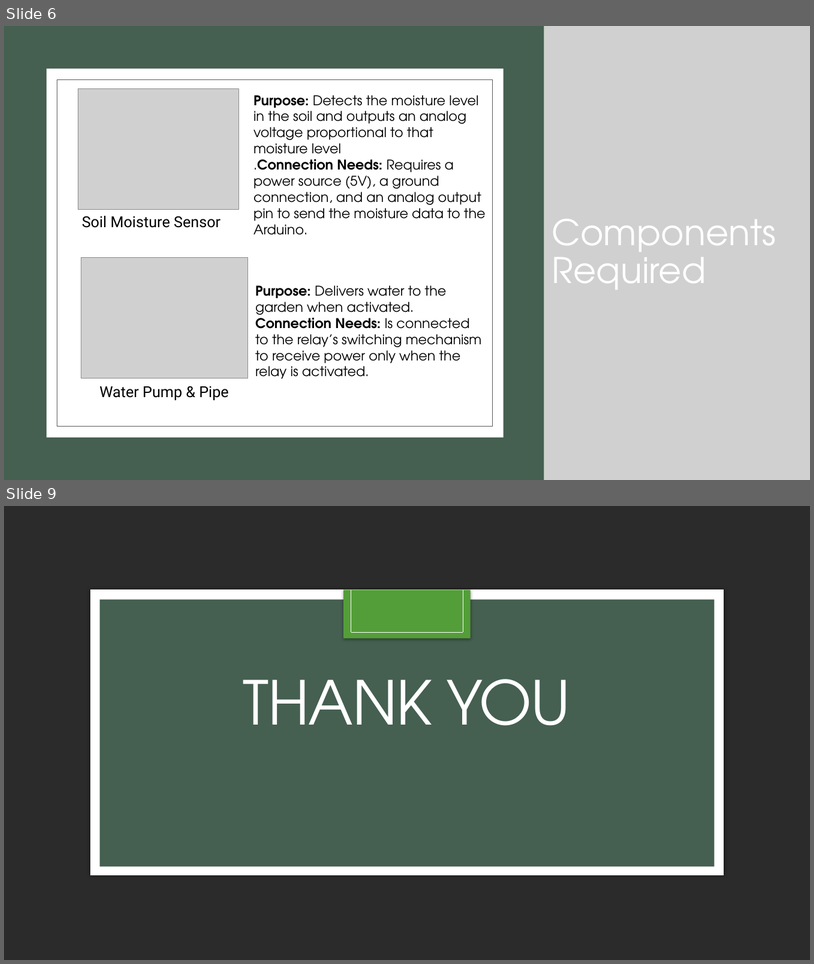
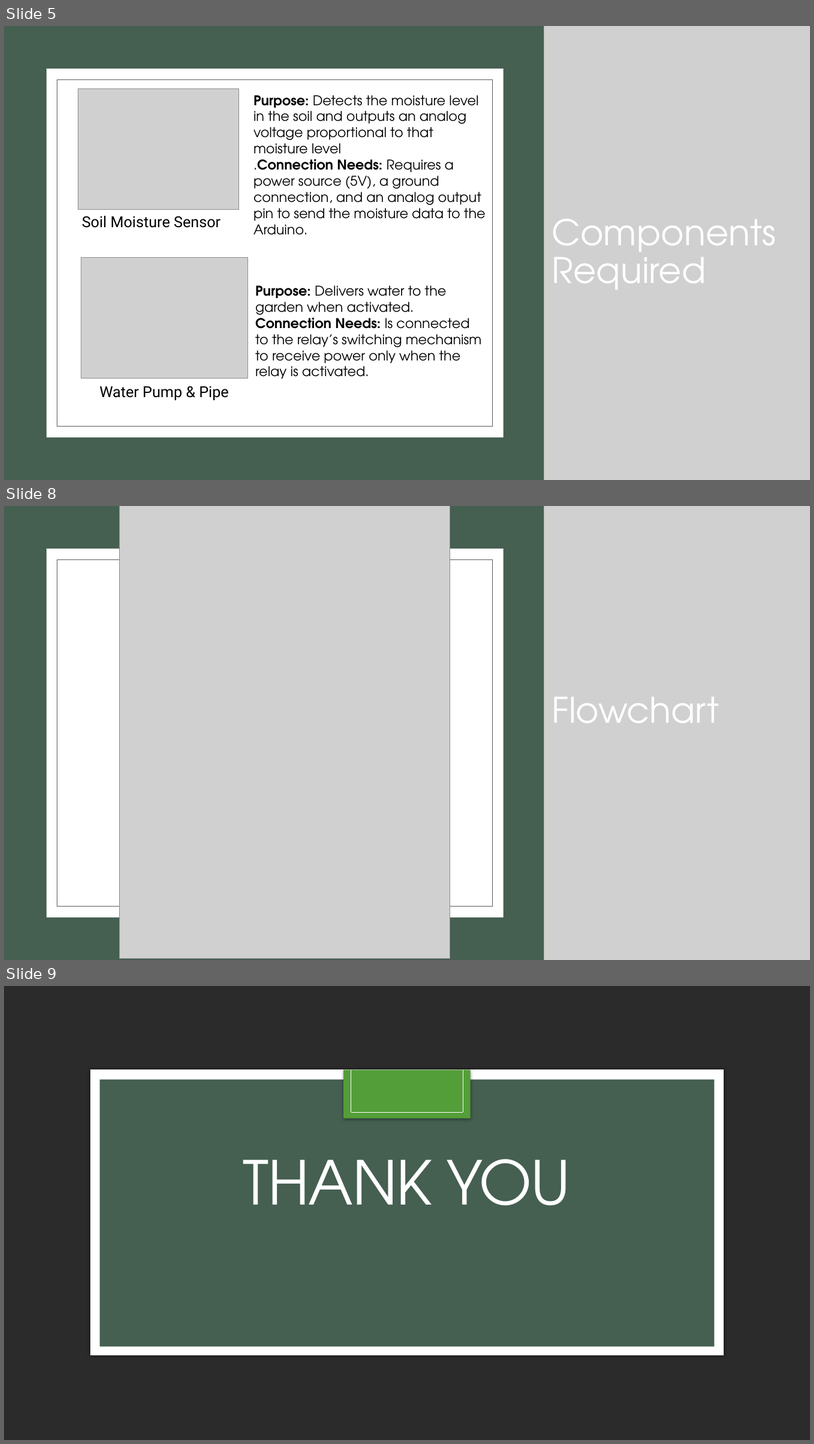
Before and after one commit to anisha-01-phoenix/EcoFlow, a slide deck: ECOFLOW.pptx. Shown one above the other, each under a label of ours: slides 6 and 9 before the commit, slides 5, 8 and 9 after it; the slides between them are not shown. The pictures are 814x964 and 814x1444 pixels, drawn with LibreOffice and Linux fonts; fonts in the diff are those of the drawing; grey boxes stand for pictures; background and template pictures are left out; a plain dark background stands for a picture behind light text. Boxes give left, top, right and bottom in pixels: in the first picture for what was removed or moved away, otherwise in the second. Text is boxed around its words. In the diff, an @@ line names an element or a change of style, - is before the commit and + after.

```diff
--- a/ECOFLOW.pptx
+++ b/ECOFLOW.pptx
@@ slide 8 added at box(4, 506, 810, 960), background #FFFFFF @@
@@ rectangle added at box(4, 506, 810, 960), fill #549E39 @@
@@ rectangle added at box(4, 506, 544, 960), fill #455F51 @@
@@ picture added at box(120, 506, 450, 958) @@
@@ picture added at box(544, 506, 810, 960) @@
@@ rectangle added at box(47, 549, 504, 917), fill #FFFFFF @@
@@ rectangle added at box(57, 560, 493, 906), fill #FFFFFF, outline #595959 0.5 pt @@
@@ title added at box(552, 697, 720, 723), 42 pt, text #FFFFFF @@
+Flowchart
@@ what was slide 6 is now slide 5 @@
```
Also in this commit, not shown: 4 slides changed, 1 other slide added, 2 slides removed.
